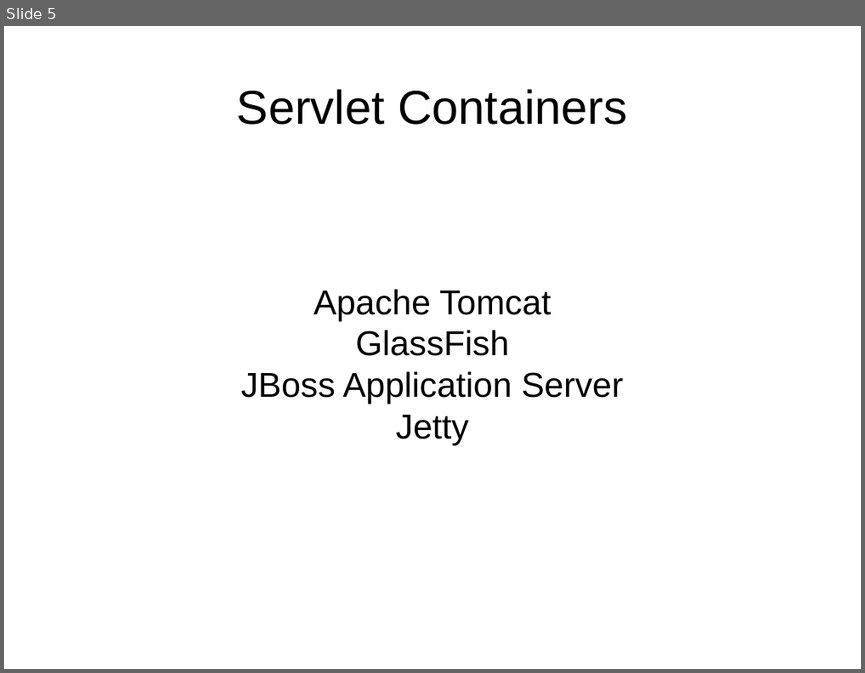
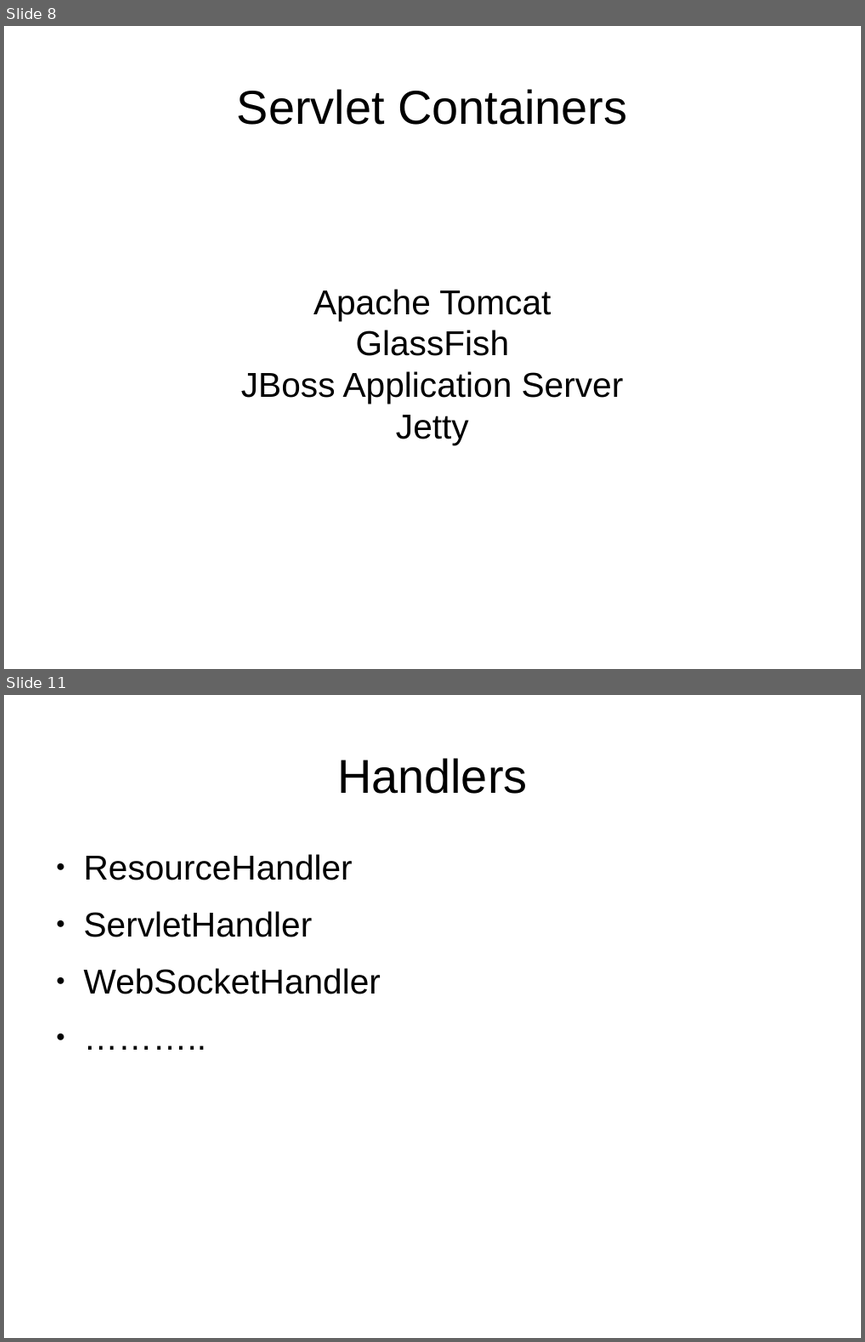
Before and after one commit to Aulust/example-servlets, a slide deck: presentation.odp. Shown one above the other, each under a label of ours: slide 5 before the commit, slides 8 and 11 after it; the slides between them are not shown. The pictures are 865x673 and 865x1342 pixels, drawn with LibreOffice and Linux fonts; fonts in the diff are those of the drawing. Boxes give left, top, right and bottom in pixels: in the first picture for what was removed or moved away, otherwise in the second. Text is boxed around its words. In the diff, an @@ line names an element or a change of style, - is before the commit and + after.

```diff
--- a/presentation.odp
+++ b/presentation.odp
@@ slide 11 added at (4, 695, 861, 1338), background #FFFFFF @@
@@ title added at (337, 758, 528, 794), 44 pt, text #000000 @@
+Handlers
@@ text added at (84, 854, 381, 994), 32 pt, text #000000 @@
+● ResourceHandler
+● ServletHandler
+● WebSocketHandler
+● ………..
@@ what was slide 5 is now slide 8 @@
```
Also in this commit, not shown: 1 slide changed, 4 other slides added, 2 slides removed, 9 other files.
